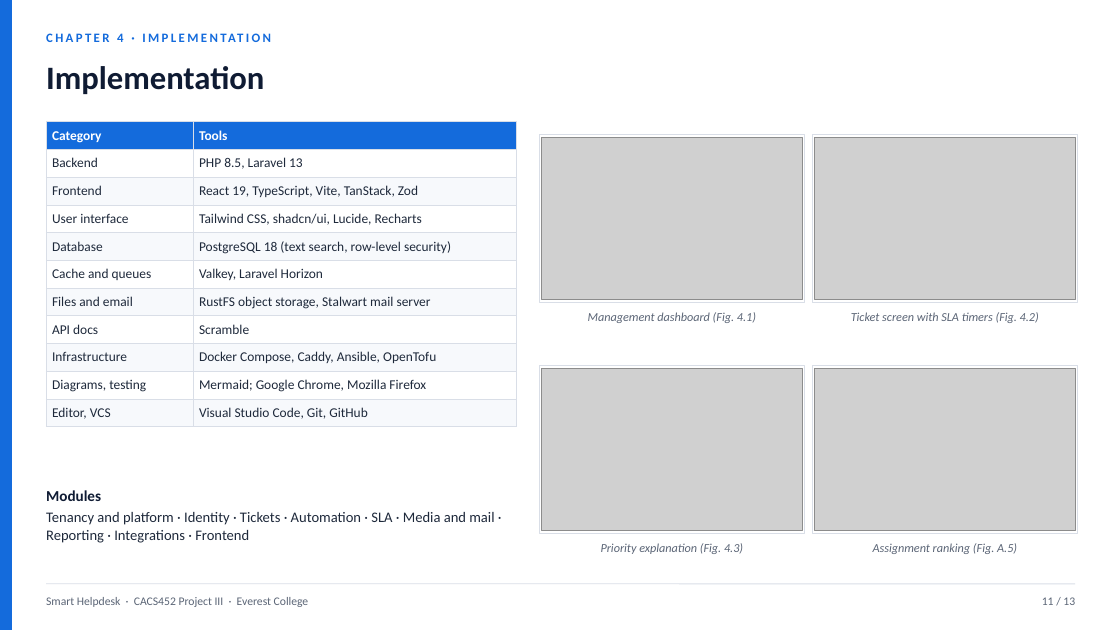
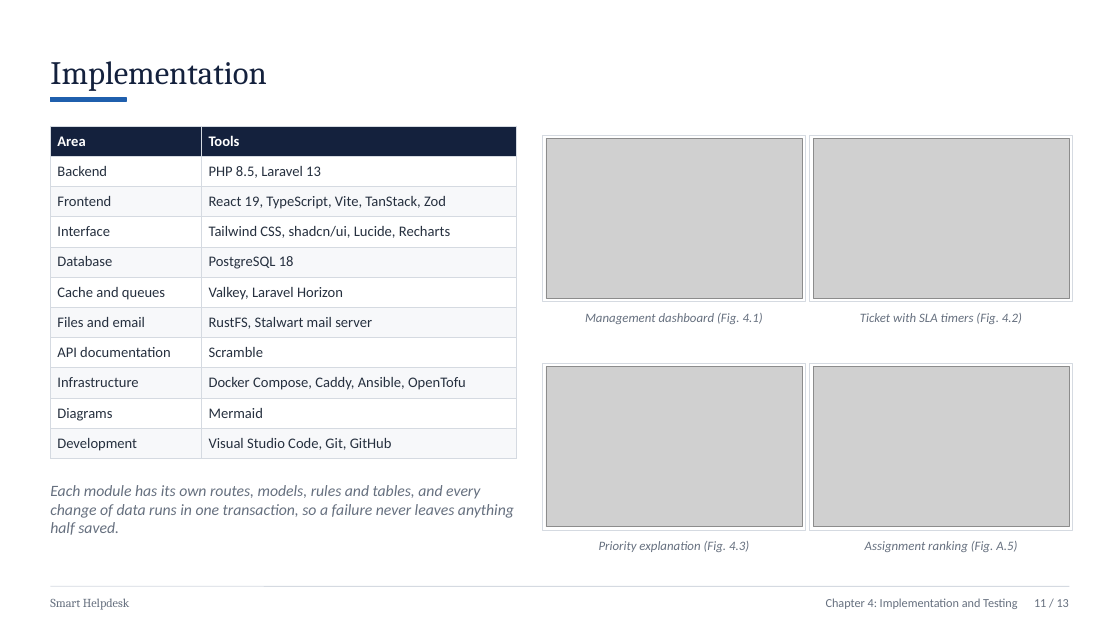
Before and after one commit to Sbh321/smart-helpdesk, a slide deck: slide 12 of college/report/Project-III-Presentation-Smart-Helpdesk.pptx. Drawn at 1120x630 pixels with LibreOffice and Linux fonts; fonts in the diff are those of the drawing; grey boxes stand for pictures. Boxes give left, top, right and bottom in pixels: in the first picture for what was removed or moved away, otherwise in the second. Text is boxed around its words. In the diff, an @@ line names an element or a change of style, - is before the commit and + after.

Commit message:
docs(report): update presentation slides

```diff
--- a/college/report/Project-III-Presentation-Smart-Helpdesk.pptx
+++ b/college/report/Project-III-Presentation-Smart-Helpdesk.pptx
@@ rectangle removed at bbox=[0, 0, 12, 630] @@
@@ text "Implementation": place and size @@
-text "Implementation" at bbox=[46, 49, 1071, 103]
+text "Implementation" at bbox=[50, 61, 266, 91]
@@ text "Implementation" at bbox=[50, 61, 266, 91]: font Calibri to Cambria, text colour #0F1B33 to #14213D, bold off; vertical alignment middle to bottom @@
@@ rectangle added at bbox=[50, 97, 126, 102], fill #1F5FAD, outline #1F5FAD 1 pt @@
@@ table at bbox=[50, 126, 517, 455] @@
-row 1, column 1: Category
+row 1, column 1: Area
-row 4, column 1: User interface
+row 4, column 1: Interface
-row 5, column 2: PostgreSQL 18 (text search, row-level security)
+row 5, column 2: PostgreSQL 18
-row 7, column 2: RustFS object storage, Stalwart mail server
+row 7, column 2: RustFS, Stalwart mail server
-row 8, column 1: API docs
+row 8, column 1: API documentation
-row 10, column 1: Diagrams, testing
+row 10, column 1: Diagrams
-row 10, column 2: Mermaid; Google Chrome, Mozilla Firefox
+row 10, column 2: Mermaid
-row 11, column 1: Editor, VCS
+row 11, column 1: Development
@@ fill #146BDC to #14213D in row 1 @@
@@ fill #F7F9FC to #F7F8FA in 10 cells @@
@@ size 11.5 to 12.5 pt in "Tools", "Backend", "PHP 8.5, Laravel 13", "Frontend" and 10 more places @@
@@ text colour #1E293B to #26303F in "Backend", "PHP 8.5, Laravel 13", "Frontend", "React 19, TypeScript, Vite, TanStack, Zod" and 9 more places @@
@@ borders changed @@
@@ table: place and size @@
-table at bbox=[46, 122, 517, 423]
+table at bbox=[50, 126, 517, 455]
@@ rectangle: place and size @@
-rectangle at bbox=[539, 134, 805, 302]
+rectangle at bbox=[543, 135, 806, 302]
@@ picture: place and size @@
-picture at bbox=[542, 137, 802, 300]
+picture at bbox=[546, 139, 802, 299]
@@ text at bbox=[860, 313, 1022, 324]: text changed; size 10.5 to 11 pt; text colour #5B6576 to #66707F @@
-Ticket screen with SLA timers (Fig. 4.2)
+Ticket with SLA timers (Fig. 4.2)
@@ rectangle: place and size @@
-rectangle at bbox=[539, 365, 805, 534]
+rectangle at bbox=[543, 364, 806, 531]
@@ picture: place and size @@
-picture at bbox=[542, 368, 802, 531]
+picture at bbox=[546, 367, 802, 528]
@@ 2 pictures, 2 rectangles: place and size @@
-2 pictures, 2 rectangles at bbox=[812, 134, 1078, 534]
+2 pictures, 2 rectangles at bbox=[810, 135, 1073, 531]
@@ outline #D9DEE7 0.75 pt to #D5DAE1 0.75 pt in 4 elements at bbox=[543, 135, 806, 302], bbox=[810, 135, 1073, 302], bbox=[543, 364, 806, 531], bbox=[810, 364, 1073, 531] @@
@@ text removed at bbox=[46, 490, 101, 501] @@
-Modules
@@ text added at bbox=[50, 485, 514, 535], 13.5 pt, text #66707F, italic @@
+Each module has its own routes, models, rules and tables, and every change of data runs in one transaction, so a failure never leaves anything half saved.
@@ text removed at bbox=[46, 512, 494, 543] @@
-Tenancy and platform · Identity · Tickets · Automation · SLA · Media and mail · Reporting · Integrations · Frontend
@@ size 10.5 to 11 pt, text colour #5B6576 to #66707F in 3 elements at bbox=[585, 313, 763, 324], bbox=[599, 541, 749, 552], bbox=[865, 541, 1017, 552] @@
@@ line moved from (46, 584) - (1075, 584) to (50, 586) - (1070, 586) @@
@@ line (50, 586) - (1070, 586): stroke #D9DEE7 0.75 pt to #D5DAE1 0.75 pt @@
@@ text at bbox=[50, 598, 129, 610]: text changed; size 10 to 10.5 pt; font Calibri to Cambria; text colour #5B6576 to #66707F @@
-Smart Helpdesk · CACS452 Project III · Everest College
+Smart Helpdesk
@@ text at bbox=[826, 598, 1069, 609]: text changed; size 11 to 10.5 pt; text colour #146BDC to #66707F; bold off @@
-CHAPTER 4 · IMPLEMENTATION
+Chapter 4: Implementation and Testing 11 / 13
@@ text removed at bbox=[1042, 597, 1075, 605] @@
-11 / 13
```
Also in this commit, not shown: 14 other slides changed.
